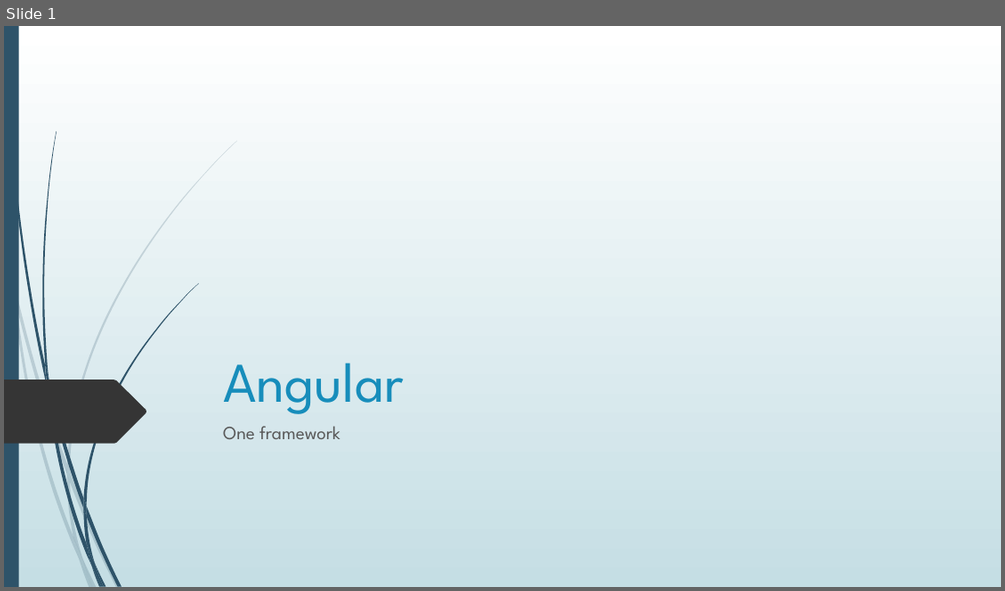
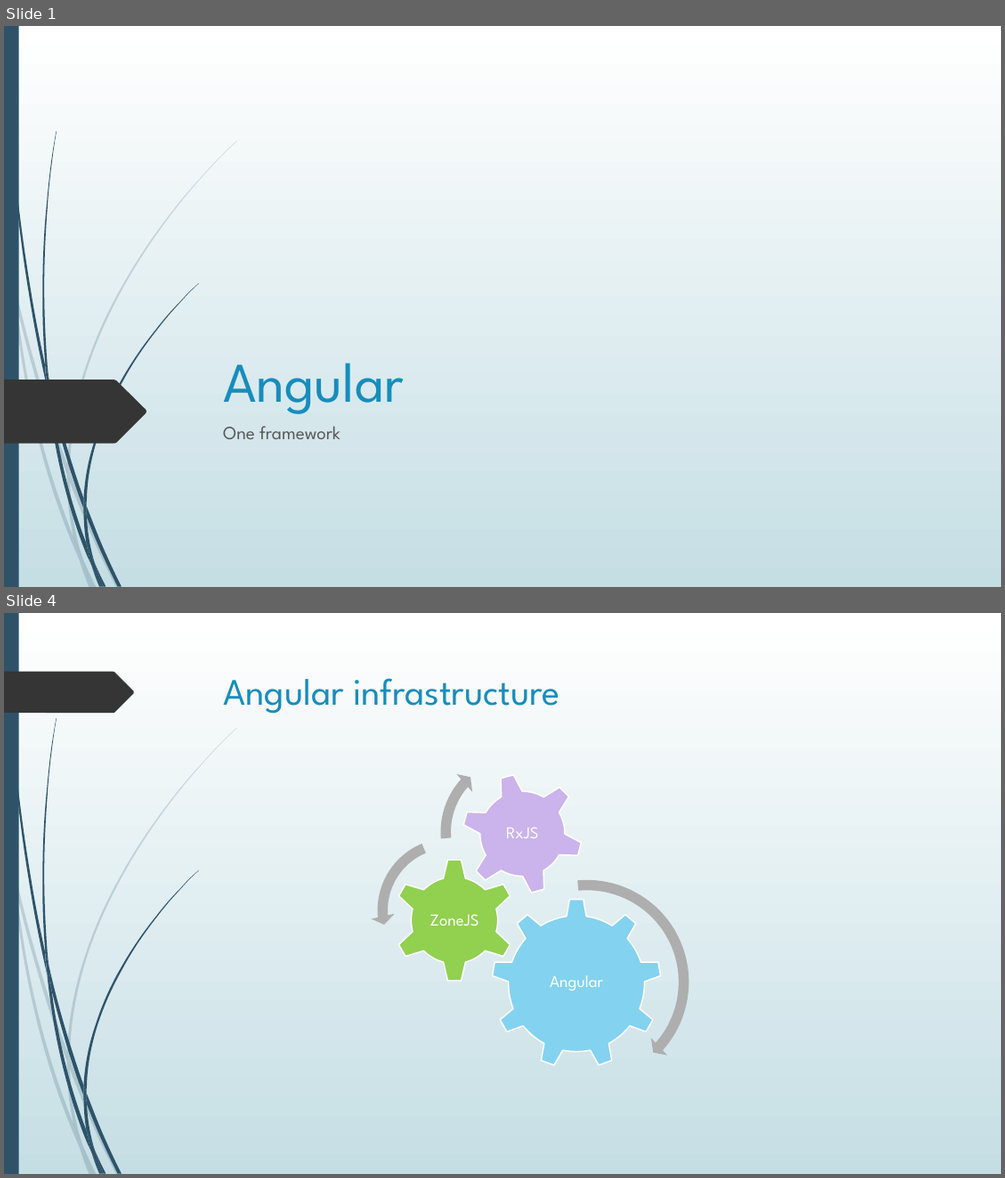
Before and after one commit to Mishurin/frontend-examples, a slide deck: angular/Angular.pptx. Shown one above the other, each under a label of ours: slide 1 before the commit, slides 1 and 4 after it; the slides between them are not shown. The pictures are 1005x591 and 1005x1178 pixels, drawn with LibreOffice and Linux fonts; fonts in the diff are those of the drawing. Boxes give left, top, right and bottom in pixels: in the first picture for what was removed or moved away, otherwise in the second. Text is boxed around its words. In the diff, an @@ line names an element or a change of style, - is before the commit and + after.

Commit message:
Added angular1 and components.

```diff
--- a/angular/Angular.pptx
+++ b/angular/Angular.pptx
@@ slide 4 added at box(4, 613, 1001, 1174), background gradient #FFFFFF to #C5DEE5; not listed: 23 template elements that a slide beside it also shows @@
@@ freeform shape added at box(4, 672, 134, 713), fill #353535 @@
@@ title added at box(224, 678, 560, 714), 36 pt, text #178DBB @@
+Angular infrastructure
@@ group added at box(372, 747, 696, 1091): 3 gears, 3 texts, 2 circular arrows, 1 left circular arrow @@
+Angular
+ZoneJS
+RxJS
```
Also in this commit, not shown: 1 slide changed, 5 other slides added, 9 other files.
